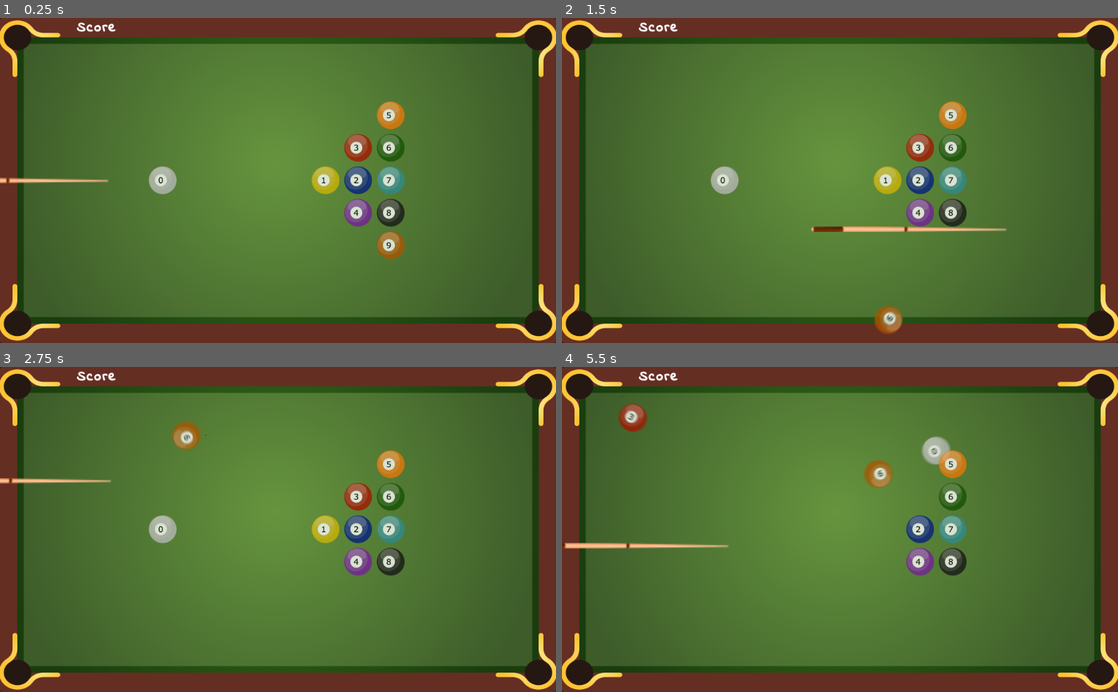
Above: before the commit, frames 1-4 (two rows, left to right).
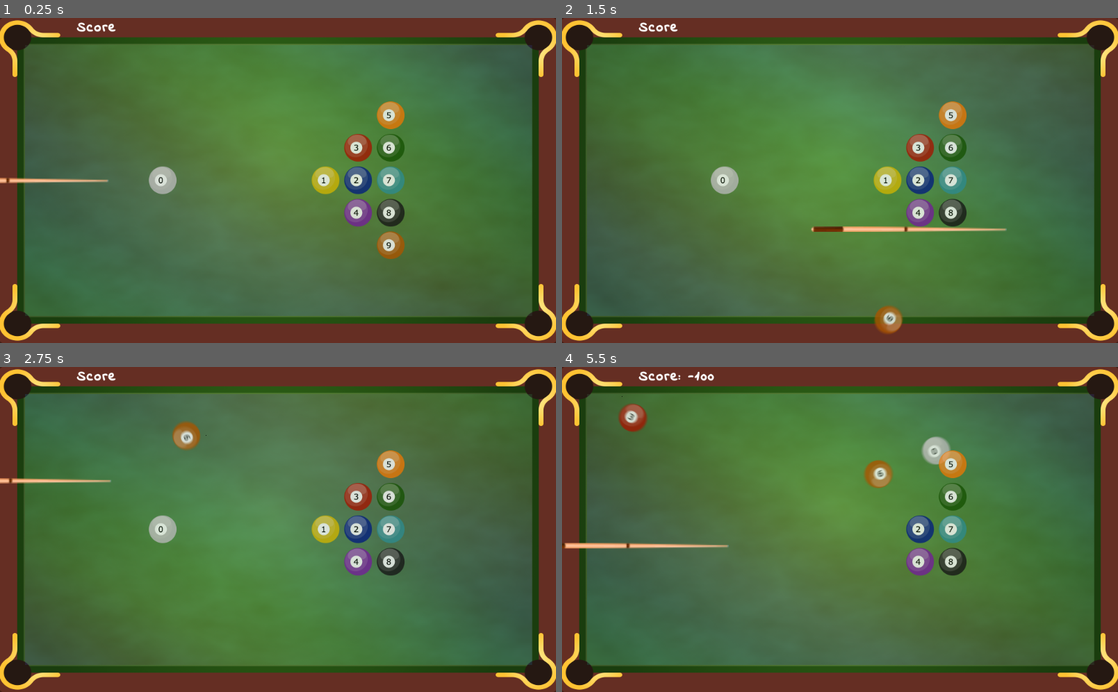
Above: after the commit, the same moments.

Repository: AlbertoPachecoDev/Fisica2D
Game: Godot game, scene res://Global.tscn
Two runs of this game, one before a commit and one after it. Both use one fixed random seed, a clock stepped at 60 frames per second and the inputs below. Sound files missing from this copy of the repository are replaced by a short silence.
Inputs (mouse positions are in pixels of both pictures, inside the frame that each line leads up to):
- Up to frame 1 (0.25 s): no input
- Up to frame 2 (1.5 s): tap Enter at 0.5 s; move the mouse to (812, 245) at 0.52 s; press the mouse at (812, 245) at 0.53 s; tap Space at 1.25 s; move the mouse to (1006, 229) at 1.27 s; release the mouse at (1006, 229) at 1.28 s; click (1006, 229) at 1.35 s
- Up to frame 3 (2.75 s): move the mouse to (111, 480) at 2.02 s; press the mouse at (111, 480) at 2.03 s
- Up to frame 4 (5.5 s): move the mouse to (867, 529) at 2.77 s; release the mouse at (867, 529) at 2.78 s; click (867, 529) at 2.85 s; move the mouse to (756, 448) at 3.52 s; press the mouse at (756, 448) at 3.53 s; move the mouse to (962, 513) at 4.27 s; release the mouse at (962, 513) at 4.28 s; click (962, 513) at 4.35 s; move the mouse to (728, 545) at 5.02 s; press the mouse at (728, 545) at 5.03 s

The runs differ from the first frame. In frame 1, 14% of the frame differs, in the area x 4-96%, y 8-92%; in frame 2, 14%; in frame 3, 13%; in frame 4, 15%, in the area x 4-96%, y 1-92%.

Commit message:
Ver. 0.71 ball out end/fail sounds
Global: balls array -> dictionary
If ball zero drops -> game over
If ball goes out -> fail sound
Add new fail & end sounds
Game over delays

Diff:
--- a/Global.gd
+++ b/Global.gd
@@ -21,7 +21,7 @@
 signal reset()
 signal damp(count)
 
-const Balls = [
+const BallImage = [
 	 preload("res://images/0.png"),
 	 preload("res://images/1.png"),
 	 preload("res://images/2.png"),
@@ -41,14 +41,14 @@
 	Vector2(720,360), Vector2(720,420)
 ]
 
-const MxDampCnt = 36  # timer-activated damping cycles
+const MxDampCnt = 40  # timer-activated damping cycles
 var screenH
 var screenW
 
 var level = 1
 var score = 0
 
-var balls = []
+var balls = { }
 var ball0 = null
 var count_damp = 0
 
@@ -60,18 +60,18 @@
 	screenH = scr.y
 	randomize()
 	#z_index = 1
-	for i in range(10):
+	for id in range(10):
 		var b = ball.instance()
-		if i==0:
+		if id==0:
 			ball0 = b
 			b.mass += 2
 			ball0.connect("hit", self, "_cue_hit")
-		b.id = i
-		b.name = "ball" + str(i)
-		b.set_position(POS[i])
-		b.get_node("sprite").set_texture(Balls[i])
+		b.id = id
+		b.name = "ball" + str(id)
+		b.set_position(POS[id])
+		b.get_node("sprite").set_texture(BallImage[id])
 		add_child(b)
-		balls.append(b)
+		balls[id] = b
 	reset()
 
 func reset():
@@ -87,29 +87,47 @@
 	if Input.is_action_pressed("ui_cancel"):
 		get_tree().quit()
 
+func set_score(num):
+	score += num
+	$label.text = "Score: " + str(score)
+
+func ball_out(id):
+	if balls.has(id):
+		var b = balls[id]
+		if is_instance_valid(b):
+			if b.is_queued_for_deletion():
+				return
+			b.queue_free()
+			balls.erase(id)
+			set_score(-100)
+
 func drop_hole(id):
-	if id == 0:
-		print("Game over")
-		# warning-ignore:return_value_discarded
-		get_tree().reload_current_scene()
+	if id == 0: # ball-0?
+		yield(get_tree().create_timer(1), "timeout")
+		$end.play() # game over!
 	else:
-		score += 100
-		$label.text = "Score: " + str(score)
-		if is_instance_valid(balls[id]):
-			balls[id].queue_free()
-			balls.remove(id)
+		if balls.has(id):
+			var b = balls[id]
+			if is_instance_valid(b):
+				if b.is_queued_for_deletion():
+					return
+				b.queue_free()
+				balls.erase(id)
+				set_score(100)
 	$hole.play()
 
 func _on_friction_timeout():
 	count_damp = 1
 	emit_signal("damp", count_damp)
 	$inc_damp.start()
+	print("damping...")
 
 func _on_inc_damp_timeout():
 	count_damp += 1
 	if count_damp < MxDampCnt:
 		emit_signal("damp", count_damp)
-		for b in balls:
+		for k in balls:
+			var b = balls[k]
 			if is_instance_valid(b):
 				if b.linear_velocity.length() > 2:
 					return
@@ -119,3 +137,9 @@
 		print("Damp finished!!")
 		$inc_damp.stop()
 		reset()
+
+func _on_end_finished():
+	print("Game over")
+	yield(get_tree().create_timer(1), "timeout")
+	# warning-ignore:return_value_discarded
+	get_tree().reload_current_scene()
--- a/Global.tscn
+++ b/Global.tscn
@@ -1,10 +1,11 @@
-[gd_scene load_steps=6 format=2]
+[gd_scene load_steps=7 format=2]
 
 [ext_resource path="res://fonts/score.tres" type="DynamicFont" id=1]
 [ext_resource path="res://Global.gd" type="Script" id=2]
 [ext_resource path="res://audio/drop.wav" type="AudioStream" id=3]
 [ext_resource path="res://table.tscn" type="PackedScene" id=4]
 [ext_resource path="res://taco.tscn" type="PackedScene" id=5]
+[ext_resource path="res://audio/ending.wav" type="AudioStream" id=6]
 
 [node name="global" type="Node2D"]
 script = ExtResource( 2 )
@@ -24,6 +25,11 @@
 [node name="hole" type="AudioStreamPlayer2D" parent="."]
 stream = ExtResource( 3 )
 
+[node name="end" type="AudioStreamPlayer2D" parent="."]
+stream = ExtResource( 6 )
+volume_db = 5.0
+pitch_scale = 5.0
+
 [node name="taco" parent="." instance=ExtResource( 5 )]
 
 [node name="start_damp" type="Timer" parent="."]
@@ -33,5 +39,6 @@
 [node name="inc_damp" type="Timer" parent="."]
 wait_time = 0.25
 
+[connection signal="finished" from="end" to="." method="_on_end_finished"]
 [connection signal="timeout" from="start_damp" to="." method="_on_friction_timeout"]
 [connection signal="timeout" from="inc_damp" to="." method="_on_inc_damp_timeout"]
--- a/ball.gd
+++ b/ball.gd
@@ -27,8 +27,8 @@
 			shader.set_shader_param("dir", BlurMx)
 
 func _reset():
-	angular_damp = -0.2
-	linear_damp = -0.5
+	angular_damp = -0.3
+	linear_damp  = -0.4
 	sleeping = false # activate physics
 	$sprite.use_parent_material = true
 
@@ -40,7 +40,7 @@
 		$sound.volume_db = range_lerp(mag, 500, 10, 1, -50)
 		$sound.play()
 	elif body.name == "taco":
-		print("hit:", body.impulse)
+		# print("hit:", body.impulse)
 		emit_signal("hit", body)
 
 func update_damp(count):
@@ -48,10 +48,14 @@
 		if not sleeping:
 			sleeping = true # stop physics
 			$sprite.use_parent_material = true
-	linear_damp  += 0.07
+	linear_damp  += 0.04
 	angular_damp += 0.05
 	if not $sprite.use_parent_material:
 		var v = shader.get_shader_param("dir")
 		if v.x > BlurStop:
 			v.x -= BlurDec
 			shader.set_shader_param("dir", v)
+
+func _on_VisibilityNotifier2D_screen_exited():
+	get_parent().ball_out(id)
+	$fail.play()
--- a/ball.tscn
+++ b/ball.tscn
@@ -1,8 +1,9 @@
-[gd_scene load_steps=8 format=2]
+[gd_scene load_steps=9 format=2]
 
 [ext_resource path="res://images/0.png" type="Texture" id=1]
 [ext_resource path="res://ball.gd" type="Script" id=2]
 [ext_resource path="res://audio/hit.wav" type="AudioStream" id=3]
+[ext_resource path="res://audio/fail.wav" type="AudioStream" id=4]
 
 [sub_resource type="PhysicsMaterial" id=1]
 friction = 0.5
@@ -84,8 +85,19 @@
 [node name="sound" type="AudioStreamPlayer2D" parent="."]
 stream = ExtResource( 3 )
 volume_db = -10.0
-max_distance = 1000.0
+max_distance = 600.0
 attenuation = 5.0
 area_mask = 5
 
+[node name="fail" type="AudioStreamPlayer2D" parent="."]
+stream = ExtResource( 4 )
+volume_db = -5.0
+max_distance = 500.0
+attenuation = 5.0
+area_mask = 5
+
+[node name="VisibilityNotifier2D" type="VisibilityNotifier2D" parent="."]
+rect = Rect2( -15, -15, 30, 30 )
+
 [connection signal="body_entered" from="." to="." method="_on_ball_body_entered"]
+[connection signal="screen_exited" from="VisibilityNotifier2D" to="." method="_on_VisibilityNotifier2D_screen_exited"]
--- a/table.tscn
+++ b/table.tscn
@@ -73,7 +73,6 @@
 }
 
 [node name="Shader" type="TextureRect" parent="."]
-visible = false
 modulate = Color( 0.34902, 0.827451, 1, 0.380392 )
 self_modulate = Color( 1, 1, 1, 0.498039 )
 material = SubResource( 2 )
--- a/taco.gd
+++ b/taco.gd
@@ -50,7 +50,7 @@
 
 func change_state(st):
 	state = st
-	#print("State: ", state)
+	# print("State: ", state)
 	match state:
 		BallState.READY, BallState.DRAG:
 			collisions(false)
Not shown, added: audio/ending.wav.import
Not shown, added: audio/fail.wav.import
Not shown, added: audio/ending.wav
Not shown, added: audio/fail.wav
